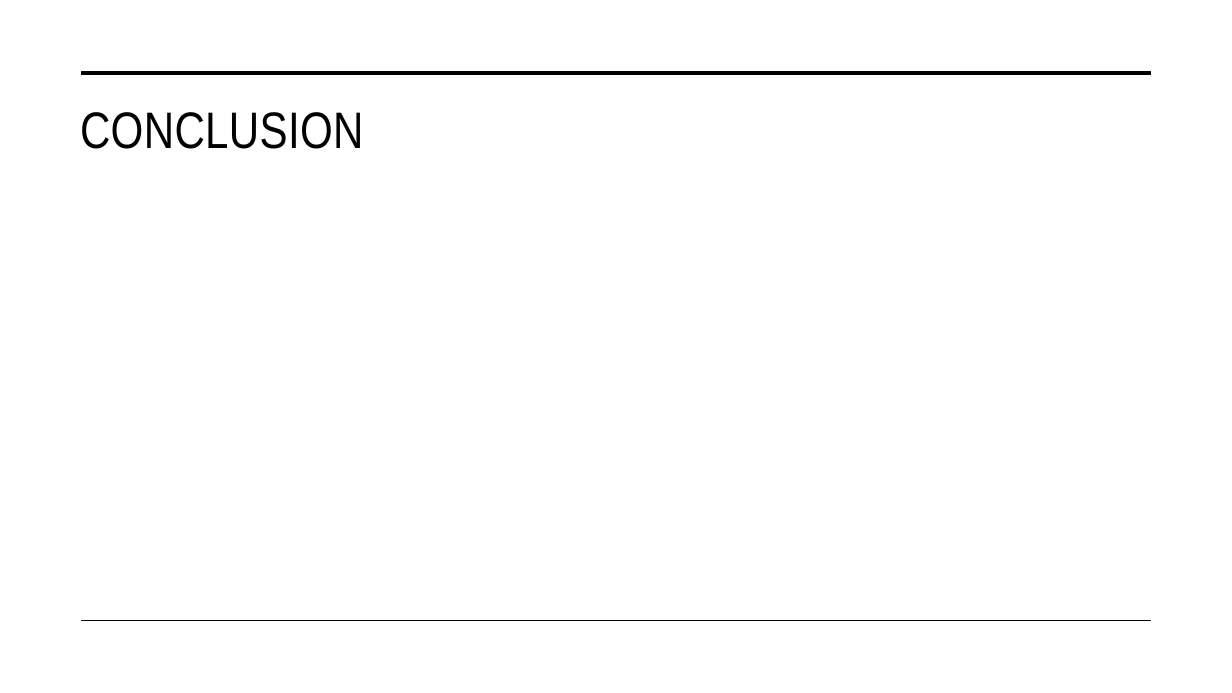
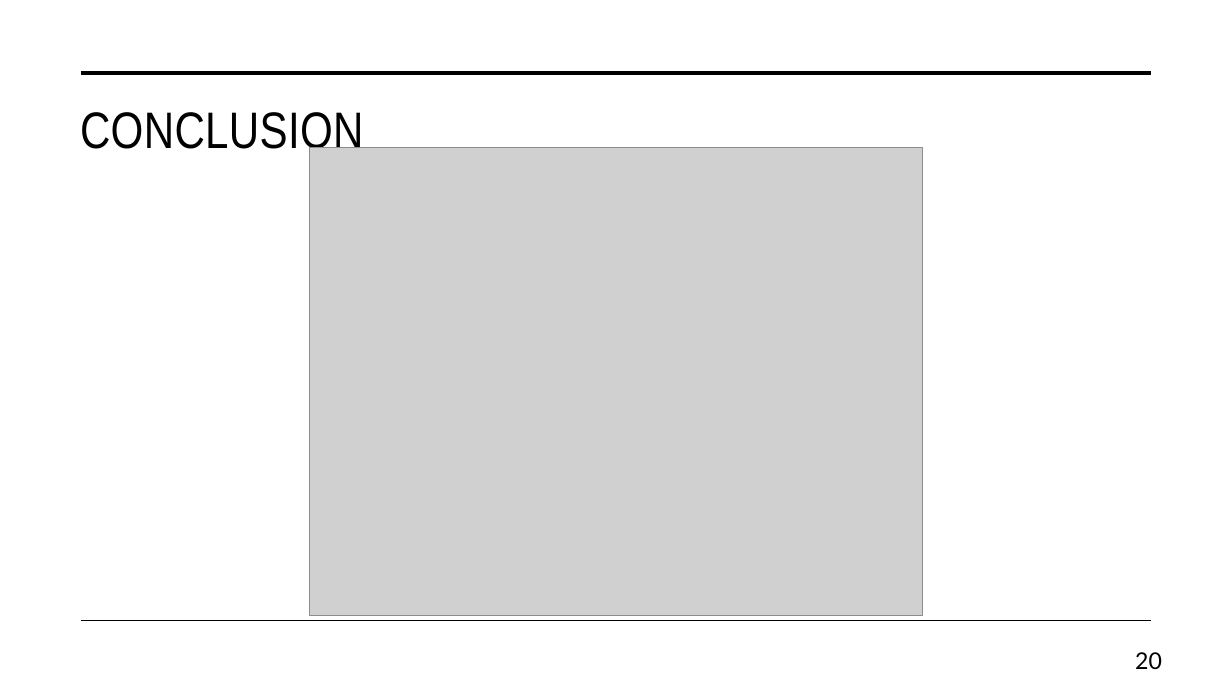
Before and after one commit to WiiLife/XAI_project, a slide deck: slide 20 of Trustworthy Autonomous Systems.pptx (slide 18 before the commit). Drawn at 1232x693 pixels with LibreOffice and Linux fonts; fonts in the diff are those of the drawing; grey boxes stand for pictures. Boxes give left, top, right and bottom in pixels: in the first picture for what was removed or moved away, otherwise in the second. Text is boxed around its words. In the diff, an @@ line names an element or a change of style, - is before the commit and + after.

```diff
--- a/Trustworthy Autonomous Systems.pptx
+++ b/Trustworthy Autonomous Systems.pptx
@@ picture added at (310,148,923,616) @@
@@ page number added at (1135,652,1162,669), 18 pt, text #000000 @@
+20
```
Also in this commit, not shown: 17 other slides changed, 4 slides added, 1 slide removed, 2 other files.
